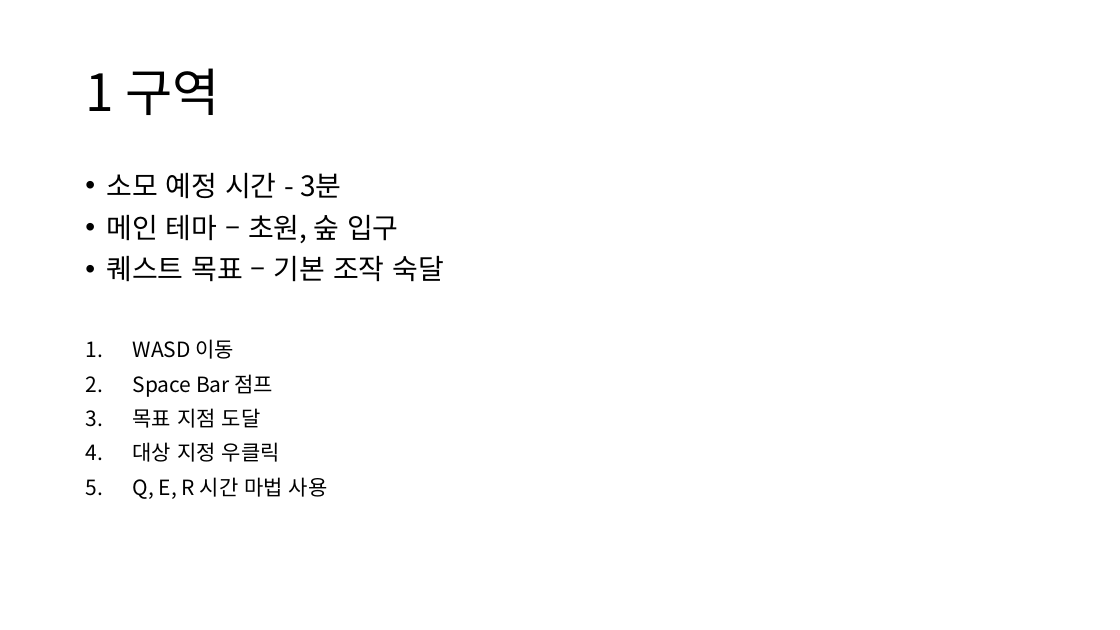
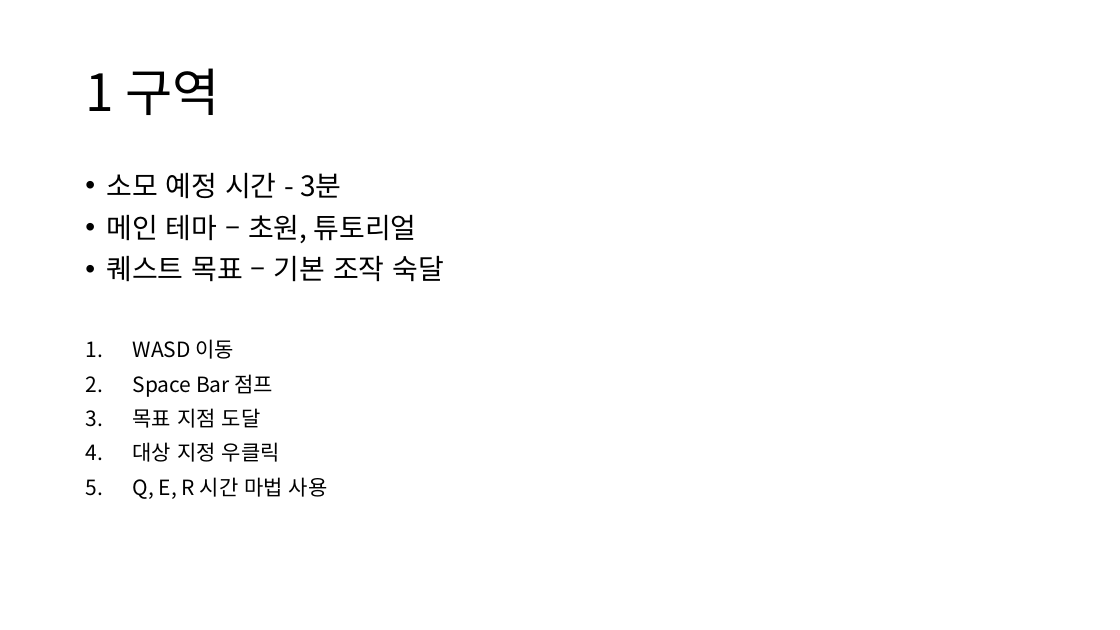
Before and after one commit to yimgunho/Witch_of_Time, a slide deck: slide 5 of 시간의 마녀_데모맵 기획.pptx. Drawn at 1120x630 pixels with LibreOffice and Linux fonts; fonts in the diff are those of the drawing. Boxes give left, top, right and bottom in pixels: in the first picture for what was removed or moved away, otherwise in the second. Text is boxed around its words. In the diff, an @@ line names an element or a change of style, - is before the commit and + after.

```diff
--- a/시간의 마녀_데모맵 기획.pptx
+++ b/시간의 마녀_데모맵 기획.pptx
@@ text at (106,214,417,243): text changed @@
-• 메인 테마 – 초원, 숲 입구
+• 메인 테마 – 초원, 튜토리얼
```
Also in this commit, not shown: 4 other slides changed, 1 slide added, 1 slide removed.
